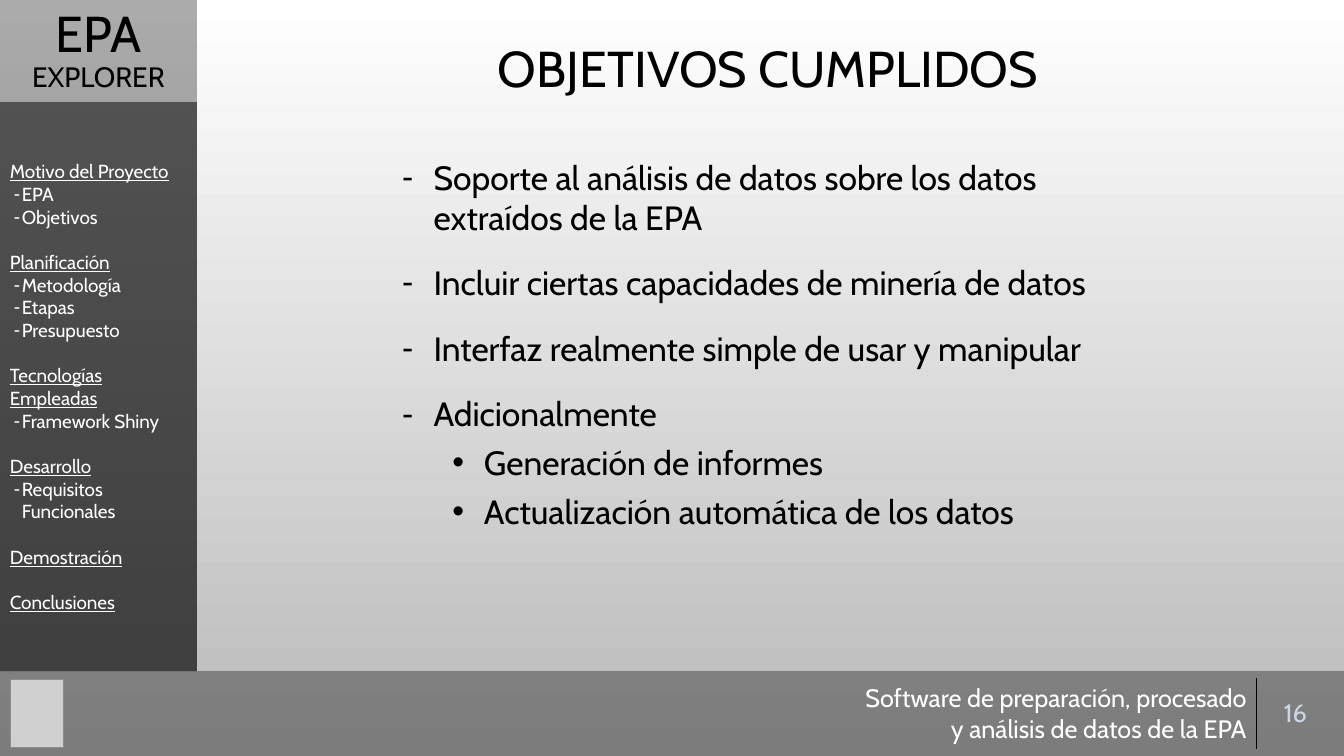
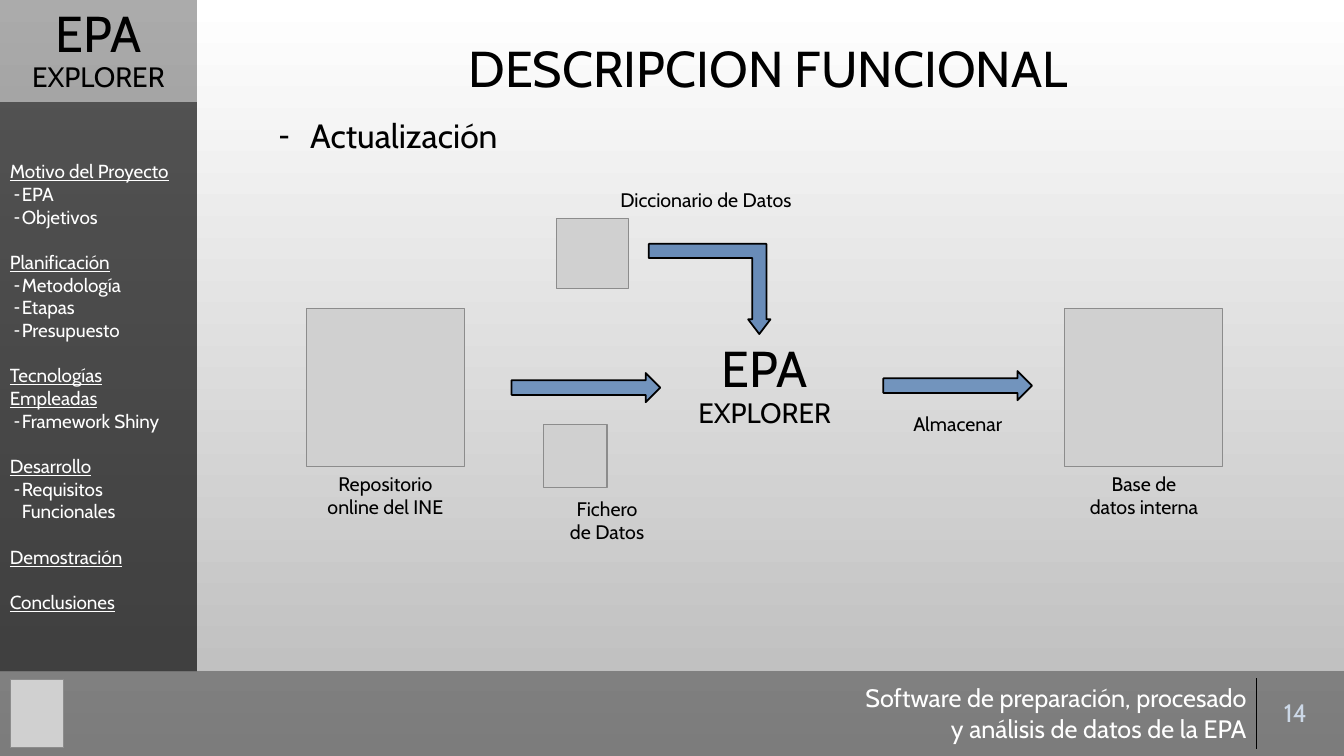
Before and after one commit to Gaulent/epa_explorer, a slide deck: slide 14 of mem/presentacion.pptx (slide 16 before the commit). Drawn at 1344x756 pixels with LibreOffice and Linux fonts; fonts in the diff are those of the drawing; grey boxes stand for pictures; background and template pictures are left out. Boxes give left, top, right and bottom in pixels: in the first picture for what was removed or moved away, otherwise in the second. Text is boxed around its words. In the diff, an @@ line names an element or a change of style, - is before the commit and + after.

```diff
--- a/mem/presentacion.pptx
+++ b/mem/presentacion.pptx
@@ title at (x1=468, y1=51, x2=1068, y2=88): text changed @@
-OBJETIVOS CUMPLIDOS
+DESCRIPCION FUNCIONAL
@@ text added at (x1=310, y1=122, x2=497, y2=149), 24 pt, text #000000 @@
+– Actualización
@@ text removed at (x1=434, y1=164, x2=1086, y2=525) @@
-– Soporte al análisis de datos sobre los datos extraídos de la EPA
-– Incluir ciertas capacidades de minería de datos
-– Interfaz realmente simple de usar y manipular
-– Adicionalmente
-  • Generación de informes
-  • Actualización automática de los datos
@@ text added at (x1=620, y1=192, x2=792, y2=208), 14 pt, text #000000 @@
+Diccionario de Datos
@@ picture added at (x1=557, y1=219, x2=628, y2=289) @@
@@ bent up arrow added at (x1=649, y1=244, x2=771, y2=334), fill #698CB8, outline #000000 1.25 pt @@
@@ picture added at (x1=307, y1=309, x2=465, y2=467) @@
@@ picture added at (x1=1066, y1=309, x2=1224, y2=467) @@
@@ text added at (x1=698, y1=351, x2=831, y2=424), 20 pt, text #000000 @@
+EPA
+EXPLORER
@@ down arrow added at (x1=512, y1=374, x2=661, y2=403), fill #7294BD, outline #000000 1.25 pt @@
@@ down arrow added at (x1=884, y1=372, x2=1033, y2=401), fill #7294BD, outline #000000 1.25 pt @@
@@ text added at (x1=913, y1=416, x2=1002, y2=431), 14 pt, text #000000 @@
+Almacenar
@@ picture added at (x1=543, y1=424, x2=607, y2=488) @@
@@ text added at (x1=327, y1=477, x2=443, y2=514), 14 pt, text #000000 @@
+Repositorio
+online del INE
@@ text added at (x1=1090, y1=476, x2=1198, y2=515), 14 pt, text #000000 @@
+Base de datos interna
@@ text added at (x1=570, y1=501, x2=644, y2=539), 14 pt, text #000000 @@
+Fichero
+de Datos
@@ table at (x1=846, y1=679, x2=1335, y2=749) @@
-row 1, column 2: 16
+row 1, column 2: 14
```
Also in this commit, not shown: 11 other slides changed, 5 slides added.
